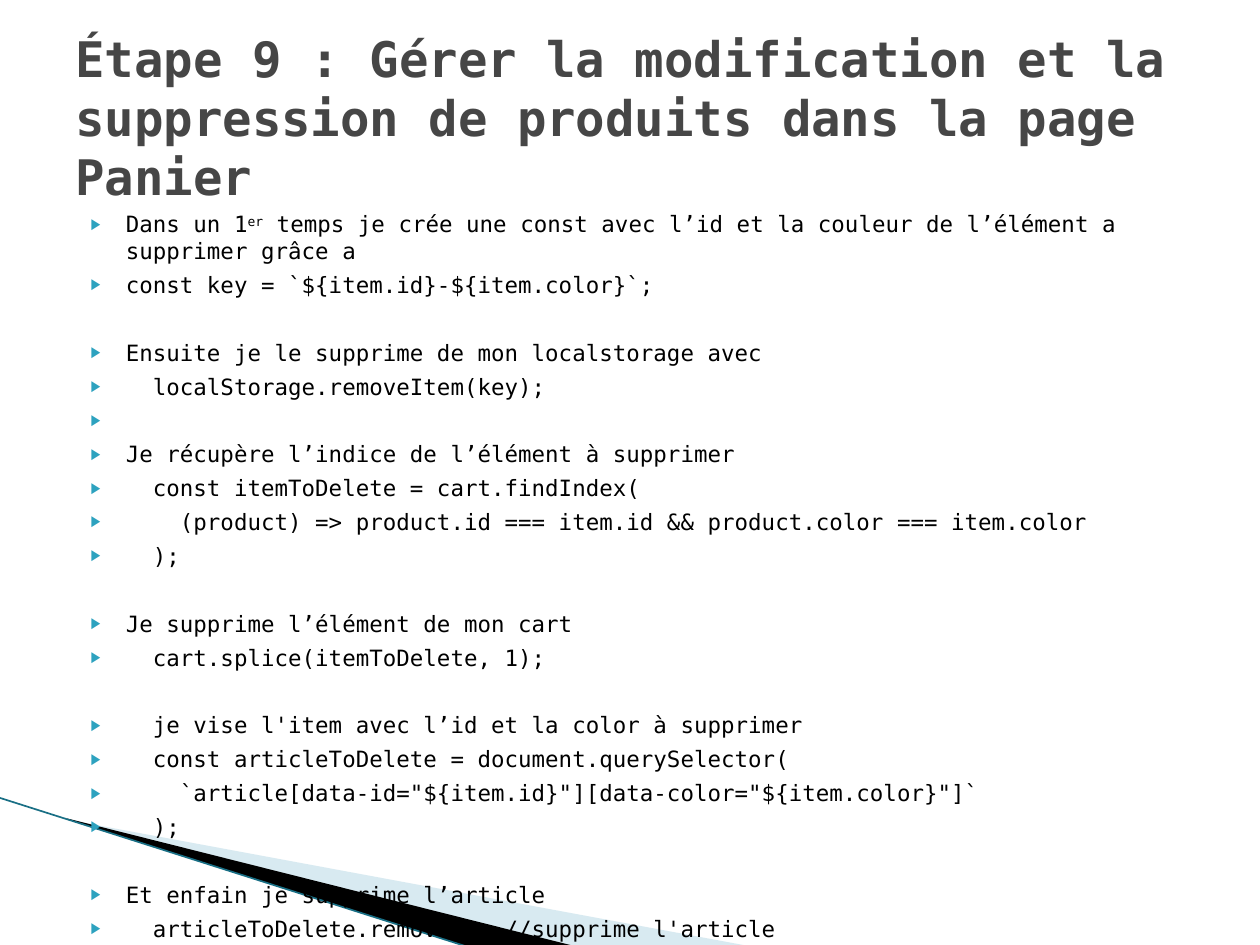
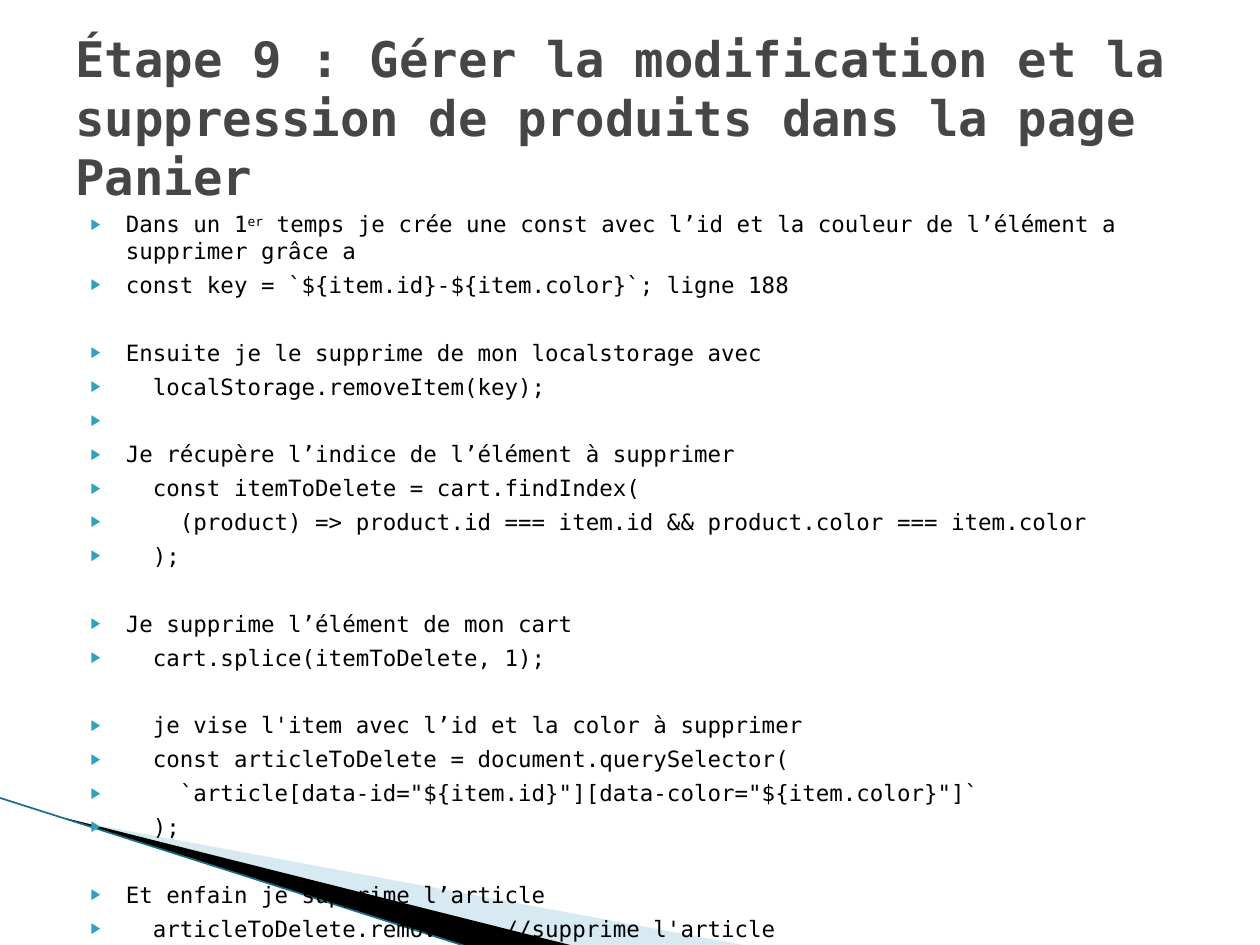
Before and after one commit to gwenaelgressier/GwenaelGressier_05_04042022, a slide deck: slide 11 of Nouveau Présentation Microsoft Office PowerPoint.pptx. Drawn at 1260x945 pixels with LibreOffice and Linux fonts; fonts in the diff are those of the drawing; background and template pictures are left out. Boxes give left, top, right and bottom in pixels: in the first picture for what was removed or moved away, otherwise in the second. Text is boxed around its words. In the diff, an @@ line names an element or a change of style, - is before the commit and + after.

```diff
--- a/Nouveau Présentation Microsoft Office PowerPoint.pptx
+++ b/Nouveau Présentation Microsoft Office PowerPoint.pptx
@@ text at (126, 275, 789, 298): text changed @@
-▶ const key = `${item.id}-${item.color}`;
+▶ const key = `${item.id}-${item.color}`; ligne 188
```
Also in this commit, not shown: 11 other slides changed, 3 other files.
